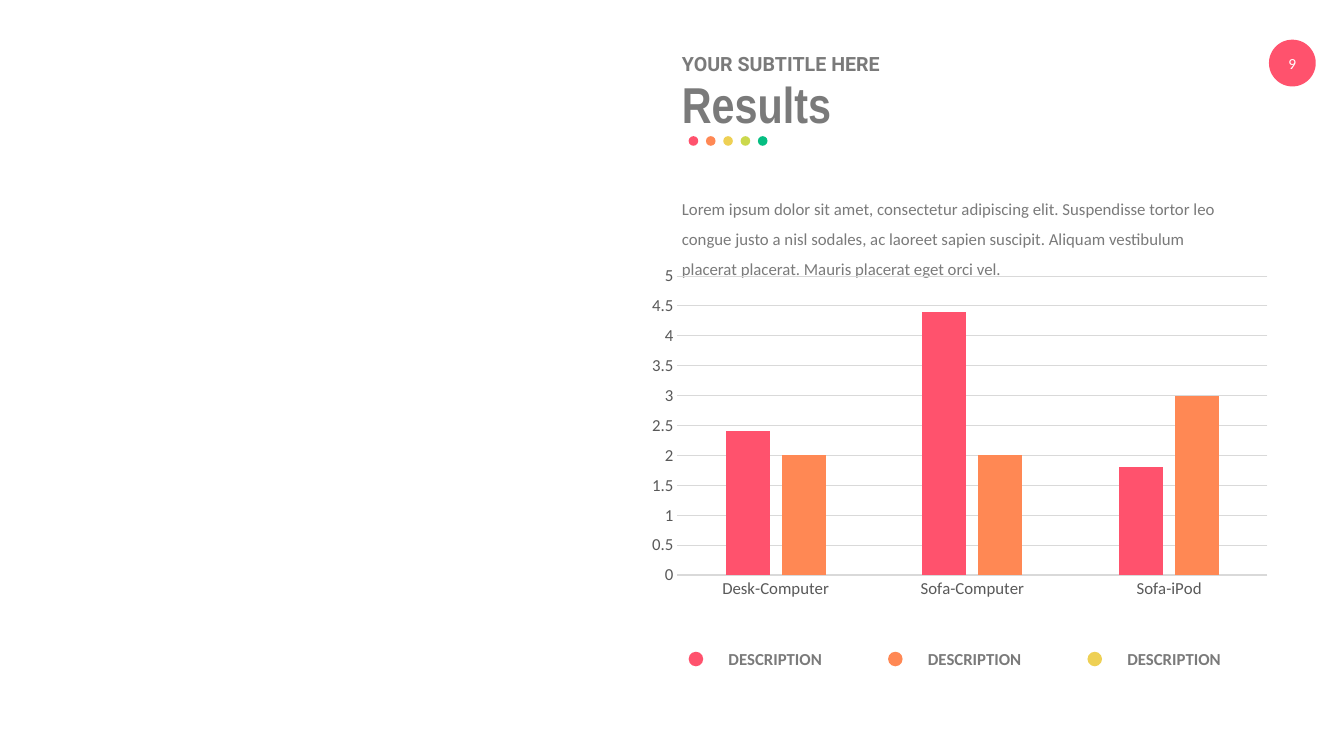
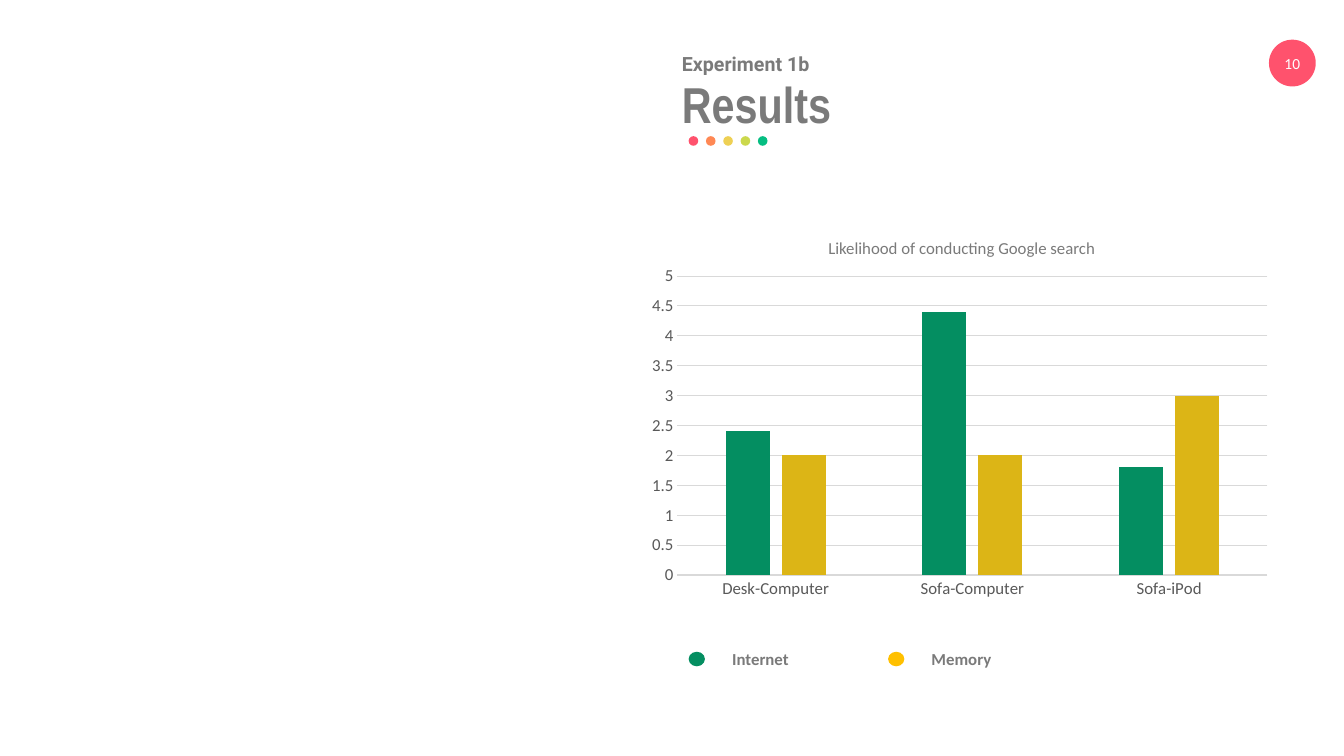
Before and after one commit to eemintz/ResearchML, a slide deck: slide 10 of PresentationEliyahuMintz.pptx (slide 9 before the commit). Drawn at 1344x756 pixels with LibreOffice and Linux fonts; fonts in the diff are those of the drawing. Boxes give left, top, right and bottom in pixels: in the first picture for what was removed or moved away, otherwise in the second. Text is boxed around its words. In the diff, an @@ line names an element or a change of style, - is before the commit and + after.

```diff
--- a/PresentationEliyahuMintz.pptx
+++ b/PresentationEliyahuMintz.pptx
@@ text at <box>682,56,809,75</box>: text changed @@
-YOUR SUBTITLE HERE
+Experiment 1b
@@ page number at <box>1284,59,1300,69</box>: text changed @@
-9
+10
@@ column chart at <box>639,259,1280,606</box> @@
@@ colour of Series 1 #FF526D to #048E61 @@
@@ colour of Series 2 #FF8854 to #DCB516 @@
@@ text at <box>828,242,1094,257</box>: text changed @@
-Lorem ipsum dolor sit amet, consectetur adipiscing elit. Suspendisse tortor leo congue justo a nisl sodales, ac laoreet sapien suscipit. Aliquam vestibulum placerat placerat. Mauris placerat eget orci vel.
+Likelihood of conducting Google search
@@ ellipse at <box>689,652,705,666</box>: fill #FF526D to #048E61 @@
@@ text at <box>732,654,788,665</box>: text changed @@
-DESCRIPTION
+Internet
@@ ellipse at <box>888,652,904,666</box>: fill #FF8854 to #FFC000 @@
@@ text at <box>931,654,991,668</box>: text changed @@
-DESCRIPTION
+Memory
@@ ellipse removed at <box>1088,652,1102,666</box> @@
@@ text removed at <box>1127,654,1220,665</box> @@
-DESCRIPTION
```
Also in this commit, not shown: 4 other slides changed, 2 slides added, 2 slides removed.
